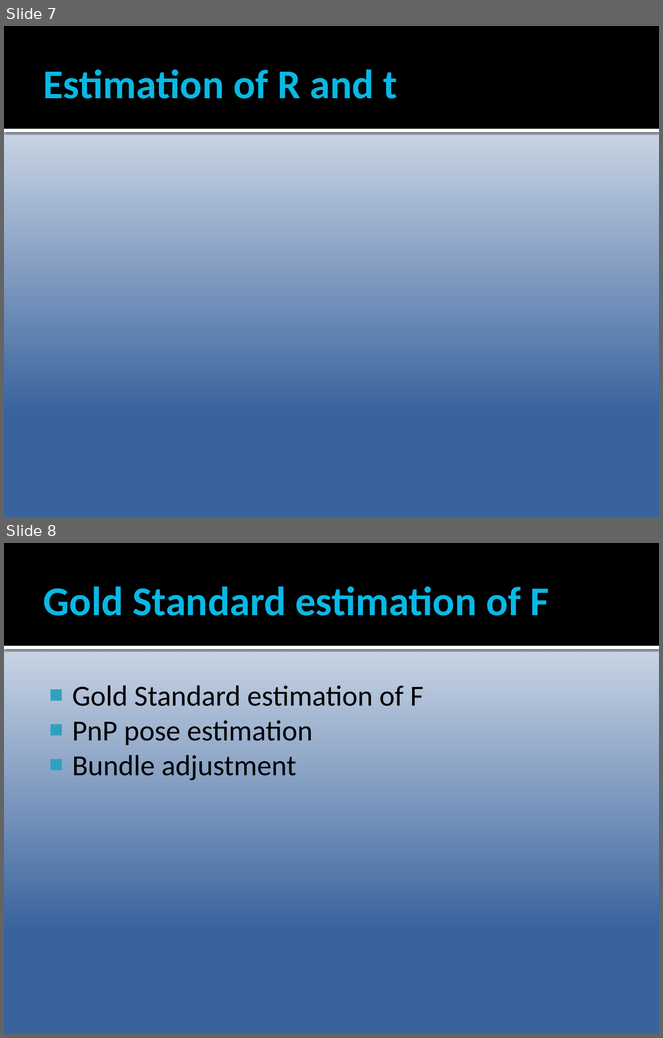
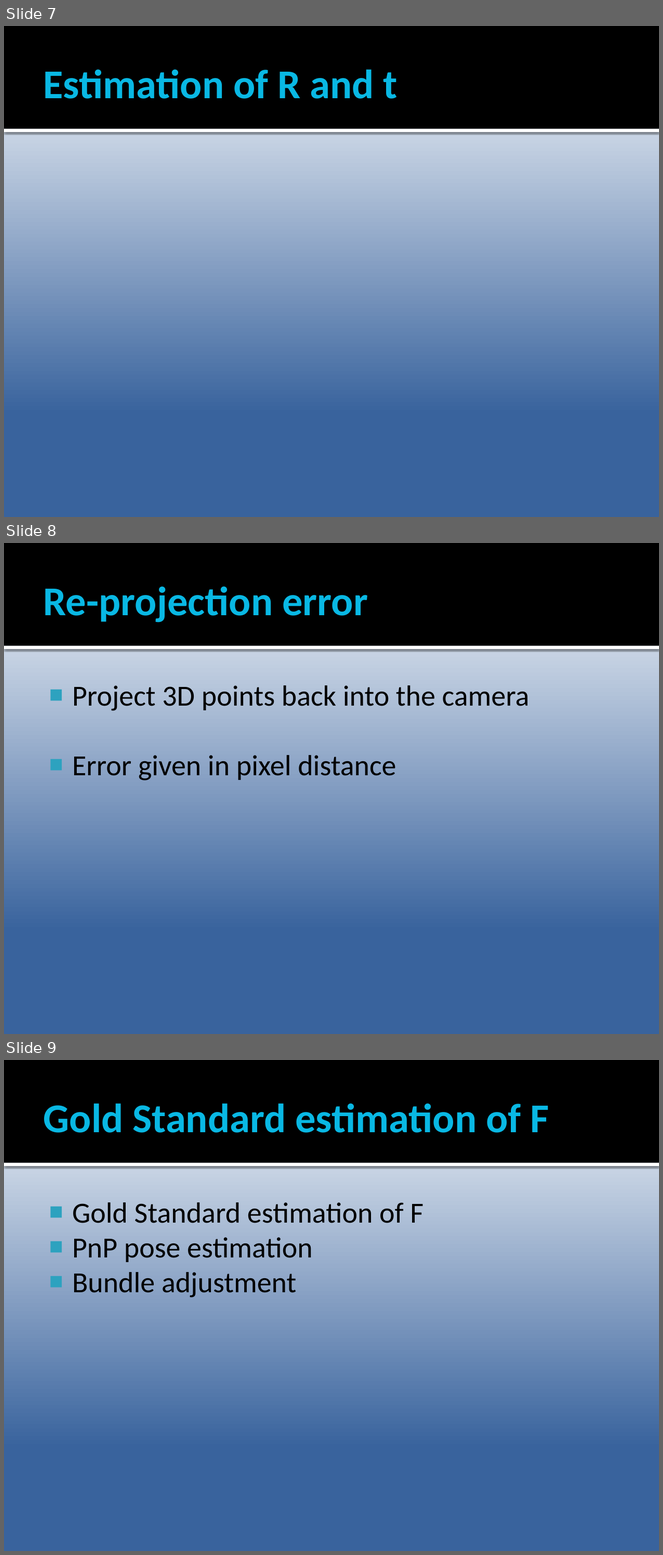
Before and after one commit to Epipolarna/Tracking, a slide deck: 3D Reconstruction/Documentation/TSBB15prez.pptx. Shown one above the other, each under a label of ours: slides 7 and 8 before the commit, slides 7, 8 and 9 after it. The pictures are 663x1038 and 663x1555 pixels, drawn with LibreOffice and Linux fonts; fonts in the diff are those of the drawing. Boxes give left, top, right and bottom in pixels: in the first picture for what was removed or moved away, otherwise in the second. Text is boxed around its words. In the diff, an @@ line names an element or a change of style, - is before the commit and + after.

```diff
--- a/3D Reconstruction/Documentation/TSBB15prez.pptx
+++ b/3D Reconstruction/Documentation/TSBB15prez.pptx
@@ slide 8 added at <box>4,543,659,1034</box>, background gradient #FFFFFF to #39639D; not listed: 2 template elements that a slide beside it also shows @@
@@ title added at <box>44,586,368,623</box>, 45 pt, text #08B8E4, bold @@
+Re-projection error
@@ text added at <box>72,685,530,781</box>, 32 pt, text #000000 @@
+■ Project 3D points back into the camera
+■ Error given in pixel distance
@@ what was slide 8 is now slide 9 @@
```
Also in this commit, not shown: 1 slide changed, 1 slide removed.
